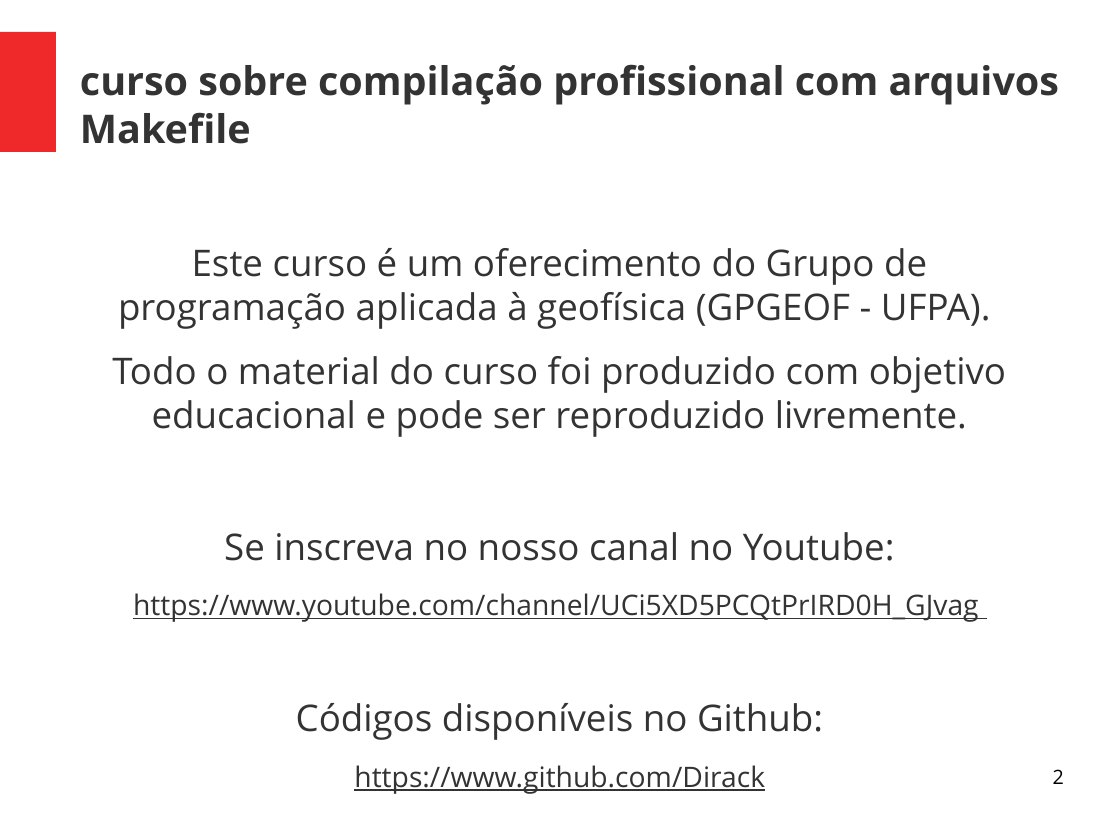
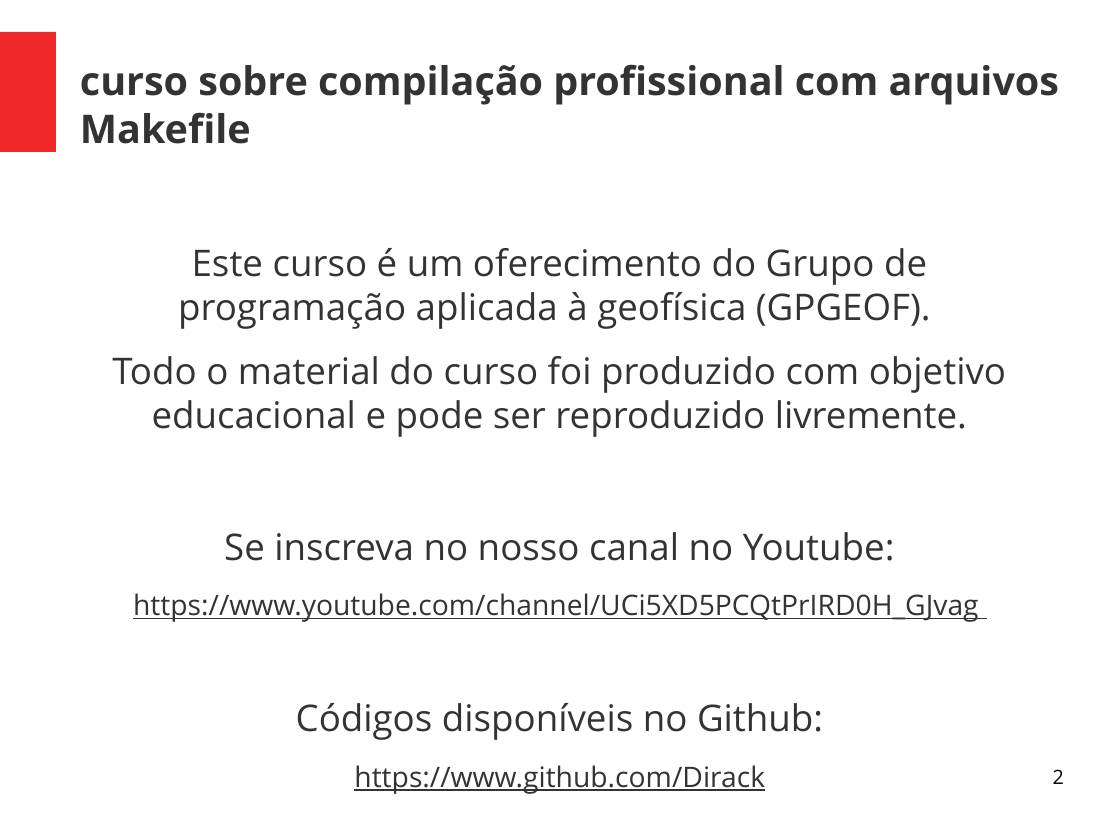
Before and after one commit to Geofisicando/curso-Makefile, a slide deck: slide 2 of slides/Apresentação_curso_Makefile.odp. Drawn at 1120x840 pixels with LibreOffice and Linux fonts; fonts in the diff are those of the drawing. Boxes give left, top, right and bottom in pixels: in the first picture for what was removed or moved away, otherwise in the second. Text is boxed around its words. In the diff, an @@ line names an element or a change of style, - is before the commit and + after.

```diff
--- a/slides/Apresentação_curso_Makefile.odp
+++ b/slides/Apresentação_curso_Makefile.odp
@@ text at (x1=178, y1=248, x2=931, y2=329): text changed @@
-Este curso é um oferecimento do Grupo de programação aplicada à geofísica (GPGEOF - UFPA).
+Este curso é um oferecimento do Grupo de programação aplicada à geofísica (GPGEOF).
```
Also in this commit, not shown: 2 other files.
